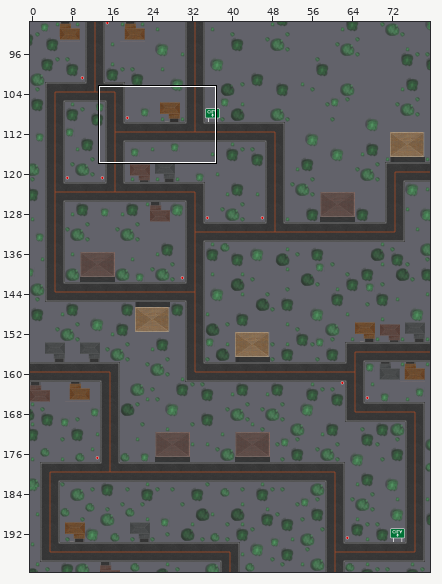
Tiled map (JSON), stored at coma/assets/tilemaps/race_tilemap2.json. Above: a wide view before the commit, with the close-up outlined.
Close-up. The starting point:
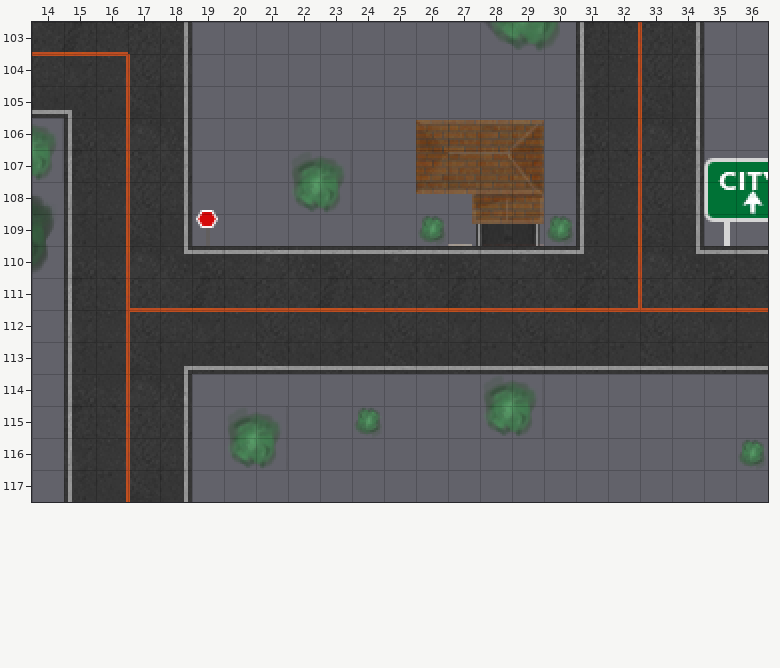
Cells are 16x16 px. Shown: x 14..36, y 103..117. The commit also changed other parts of the map, which this record leaves out.
New version:
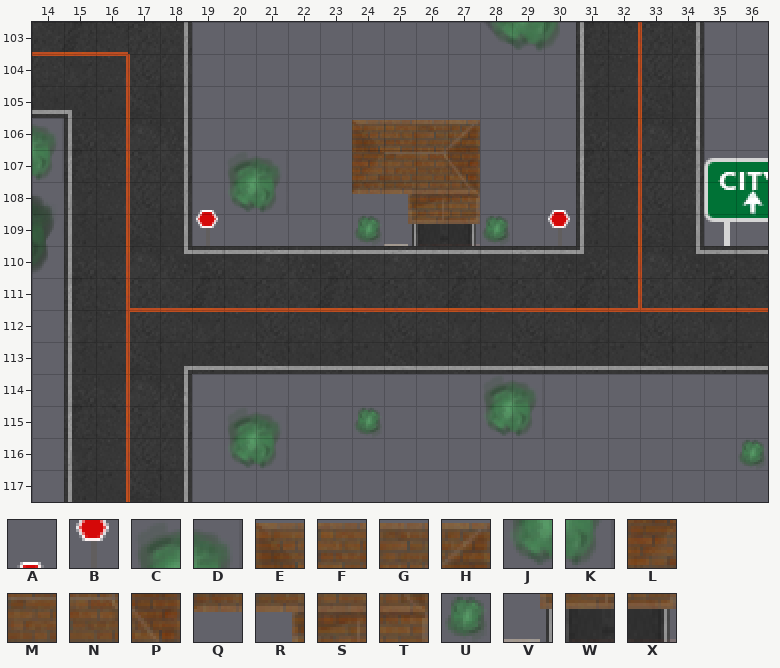
Key: from "car_assets1": A 84, B 105, C 168, D 169, E 180, F 181, G 182, H 183, J 189, K 190, L 201, M 202, N 203, P 204, Q 222, R 223, S 224, T 225, U 233, V 244, W 245, X 246.
_ is an empty cell.
See-through tiles are keyed as they look on the map.
The edit:
Layer "worldLayer":
There is now tile A in row 108 at x 30.
The edit turns tile U into tile B in row 109 at x 30.
There is now tile C in row 107 at x 20.
There is now tile D in row 107 at x 21.
There is now tile E in row 106 at x 24.
There is now tile F in row 106 at x 25.
The edit turns tile E into tile G in row 106 at x 26.
The edit turns tile F into tile H in row 106 at x 27.
There is now tile J in row 108 at x 20.
There is now tile K in row 108 at x 21.
There is now tile L in row 107 at x 24.
There is now tile M in row 107 at x 25.
The edit turns tile L into tile N in row 107 at x 26.
The edit turns tile M into tile P in row 107 at x 27.
There is now tile Q in row 108 at x 24.
There is now tile R in row 108 at x 25.
The edit turns tile Q into tile S in row 108 at x 26.
The edit turns tile R into tile T in row 108 at x 27.
The edit turns tile W into tile U in row 109 at x 28.
There is now tile U in row 109 at x 24.
There is now tile V in row 109 at x 25.
The edit turns tile U into tile W in row 109 at x 26.
The edit turns tile V into tile X in row 109 at x 27.
The author cleared tile C in row 107 at x 22.
The author cleared tile D in row 107 at x 23.
The author cleared tile G in row 106 at x 28.
The author cleared tile H in row 106 at x 29.
The author cleared tile J in row 108 at x 22.
The author cleared tile K in row 108 at x 23.
The author cleared tile N in row 107 at x 28.
The author cleared tile P in row 107 at x 29.
The author cleared tile S in row 108 at x 28.
The author cleared tile T in row 108 at x 29.
The author cleared tile X in row 109 at x 29.
Changed places in both close-ups, as pixel boxes (x1, y1, x2, y2):
changed: (228, 120, 574, 246)
